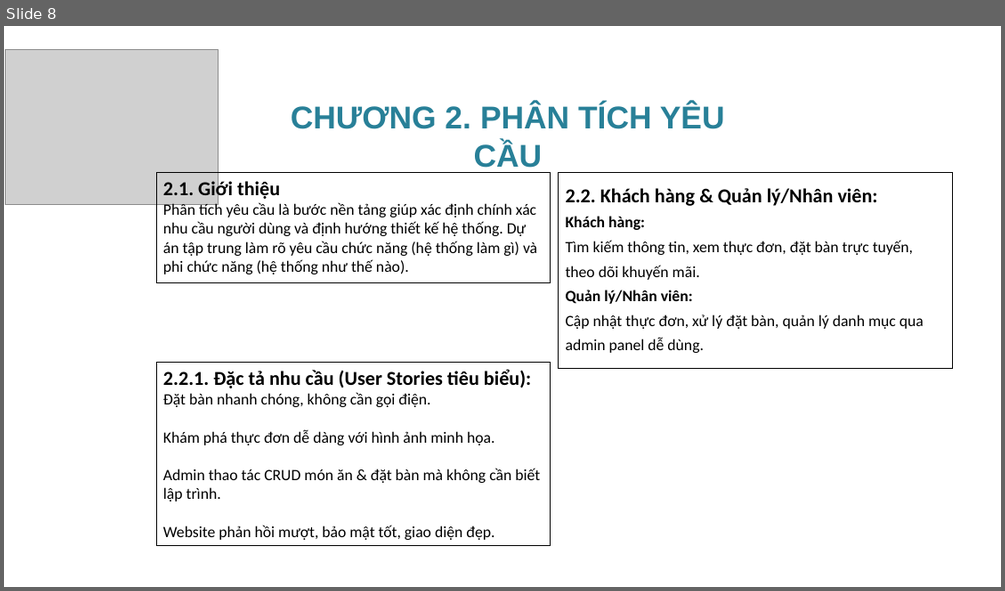
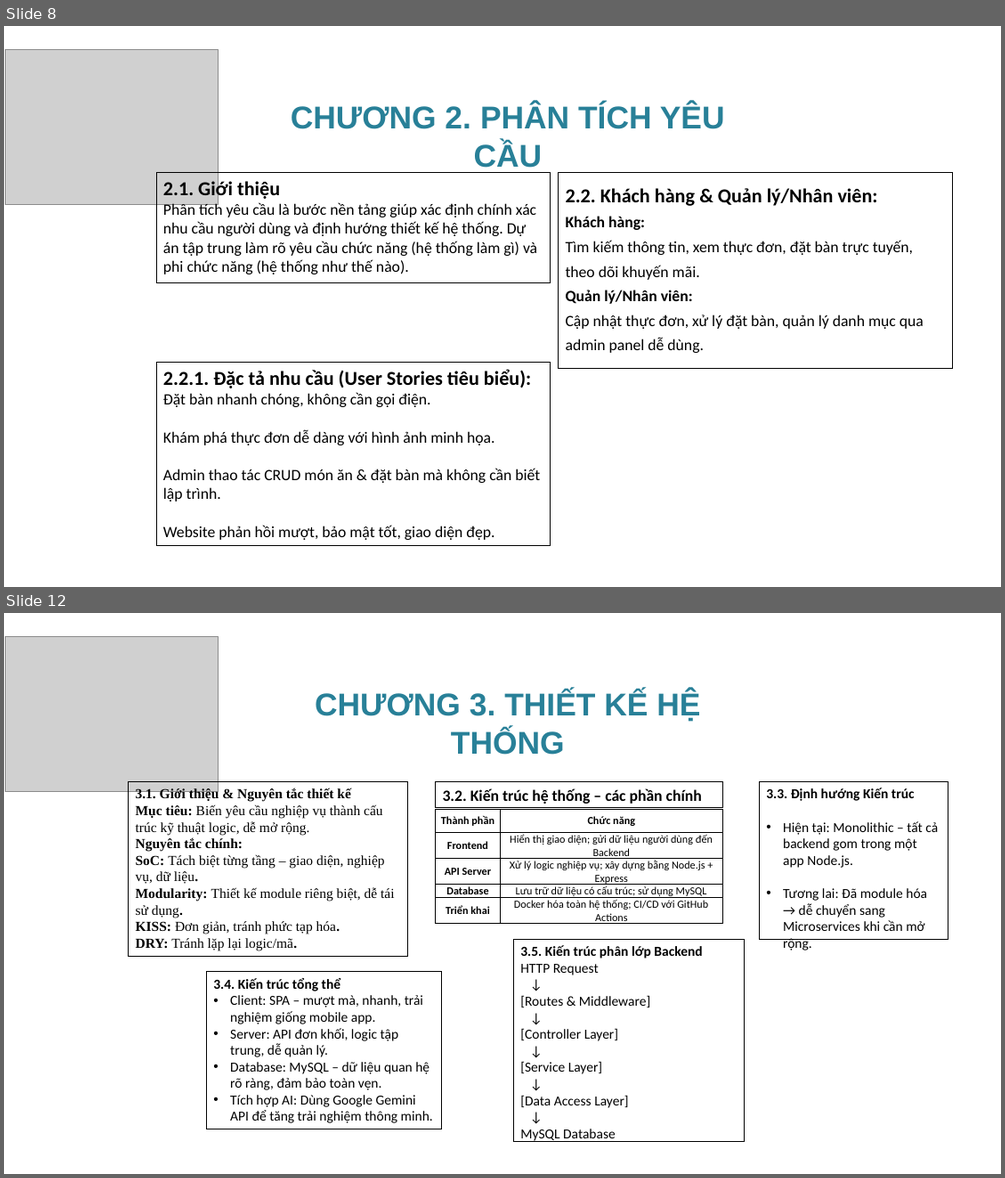
Before and after one commit to KyThuatTVU/DuAn-WebSiteNhaHang, a slide deck: BaoCaoKTM_NhomTripleCode/SlideBaoCaoKetThucMon_Nhom01.pptx. Shown one above the other, each under a label of ours: slide 8 before the commit, slides 8 and 12 after it; the slides between them are not shown. The pictures are 1005x591 and 1005x1178 pixels, drawn with LibreOffice and Linux fonts; fonts in the diff are those of the drawing; grey boxes stand for pictures; background and template pictures are left out. Boxes give left, top, right and bottom in pixels: in the first picture for what was removed or moved away, otherwise in the second. Text is boxed around its words. In the diff, an @@ line names an element or a change of style, - is before the commit and + after.

Commit message:
cập nhật Postman và Docker

```diff
--- a/BaoCaoKTM_NhomTripleCode/SlideBaoCaoKetThucMon_Nhom01.pptx
+++ b/BaoCaoKTM_NhomTripleCode/SlideBaoCaoKetThucMon_Nhom01.pptx
@@ slide 12 added at (4, 613, 1001, 1174), background picture (left out) @@
@@ picture added at (6, 636, 218, 791) @@
@@ text added at (315, 691, 700, 755), 32 pt, text #288098, bold @@
+CHƯƠNG 3. THIẾT KẾ HỆ THỐNG
@@ rectangle added at (128, 782, 407, 957), outline #000000 0.75 pt, 14 pt, text #000000 @@
+3.1. Giới thiệu & Nguyên tắc thiết kế
+Mục tiêu: Biến yêu cầu nghiệp vụ thành cấu trúc kỹ thuật logic, dễ mở rộng.
+Nguyên tắc chính:
+SoC: Tách biệt từng tầng – giao diện, nghiệp vụ, dữ liệu.
+Modularity: Thiết kế module riêng biệt, dễ tái sử dụng.
+KISS: Đơn giản, tránh phức tạp hóa.
+DRY: Tránh lặp lại logic/mã.
@@ rectangle added at (436, 782, 723, 808), outline #000000 0.75 pt, 16 pt, text #000000, bold @@
+3.2. Kiến trúc hệ thống – các phần chính
@@ rectangle added at (759, 782, 948, 939), outline #000000 0.75 pt, 14 pt, text #000000 @@
+3.3. Định hướng Kiến trúc
+• Hiện tại: Monolithic – tất cả backend gom trong một app Node.js.
+• Tương lai: Đã module hóa → dễ chuyển sang Microservices khi cần mở rộng.
@@ table added at (436, 810, 723, 927), 5 rows, 2 columns @@
+Thành phần | Chức năng
+Frontend | Hiển thị giao diện; gửi dữ liệu người dùng đến Backend
+API Server | Xử lý logic nghiệp vụ; xây dựng bằng Node.js + Express
+Database | Lưu trữ dữ liệu có cấu trúc; sử dụng MySQL
+Triển khai | Docker hóa toàn hệ thống; CI/CD với GitHub Actions
@@ rectangle added at (514, 939, 744, 1142), outline #000000 0.75 pt, 14 pt, text #000000 @@
+3.5. Kiến trúc phân lớp Backend
+HTTP Request
+↓
+[Routes & Middleware]
+↓
+[Controller Layer]
+↓
+[Service Layer]
+↓
+[Data Access Layer]
+↓
+MySQL Database
@@ rectangle added at (207, 972, 442, 1129), outline #000000 0.75 pt, 14 pt, text #000000 @@
+3.4. Kiến trúc tổng thể
+• Client: SPA – mượt mà, nhanh, trải nghiệm giống mobile app.
+• Server: API đơn khối, logic tập trung, dễ quản lý.
+• Database: MySQL – dữ liệu quan hệ rõ ràng, đảm bảo toàn vẹn.
+• Tích hợp AI: Dùng Google Gemini API để tăng trải nghiệm thông minh.
```
Also in this commit, not shown: 3 slides changed, 10 other slides added, 8 slides removed, 33 other files.
